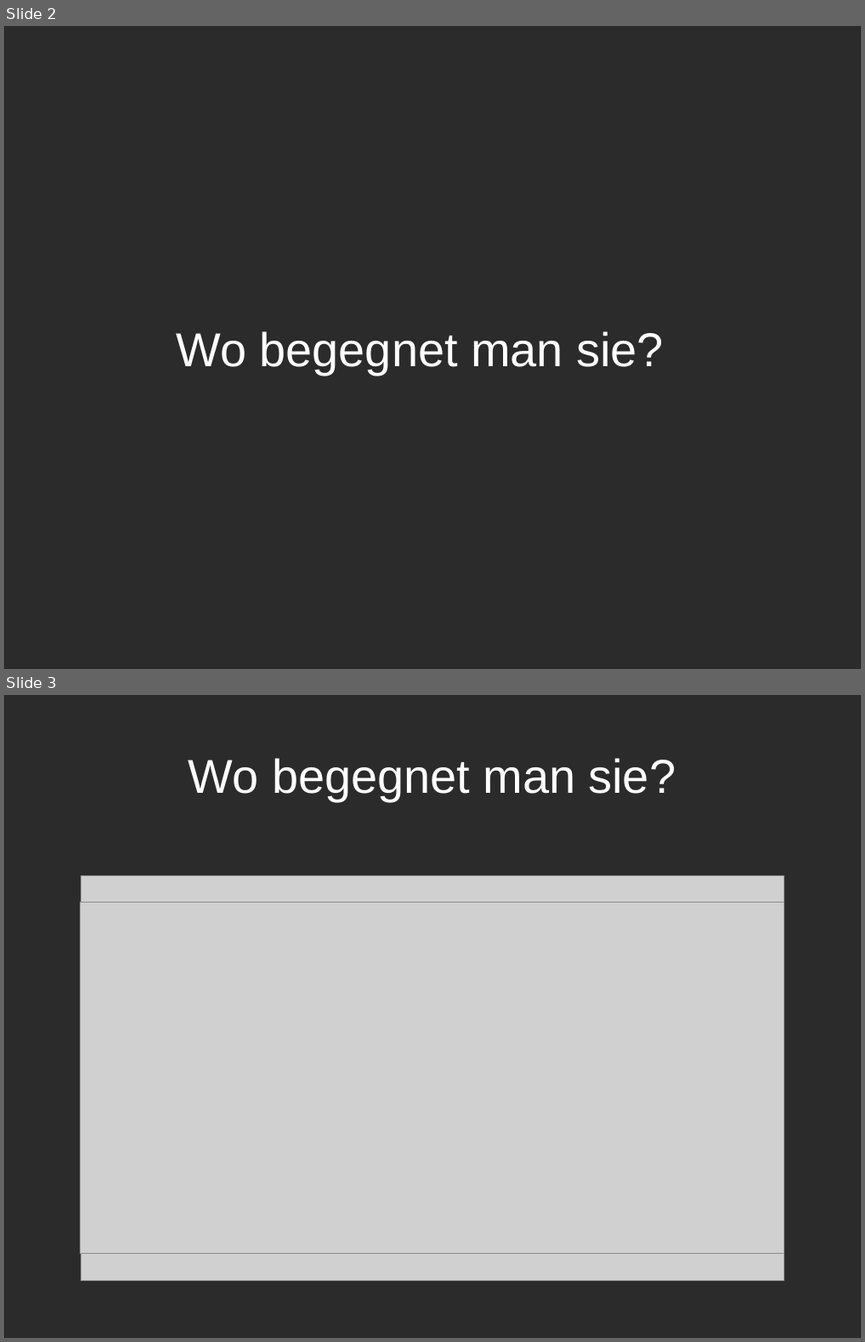
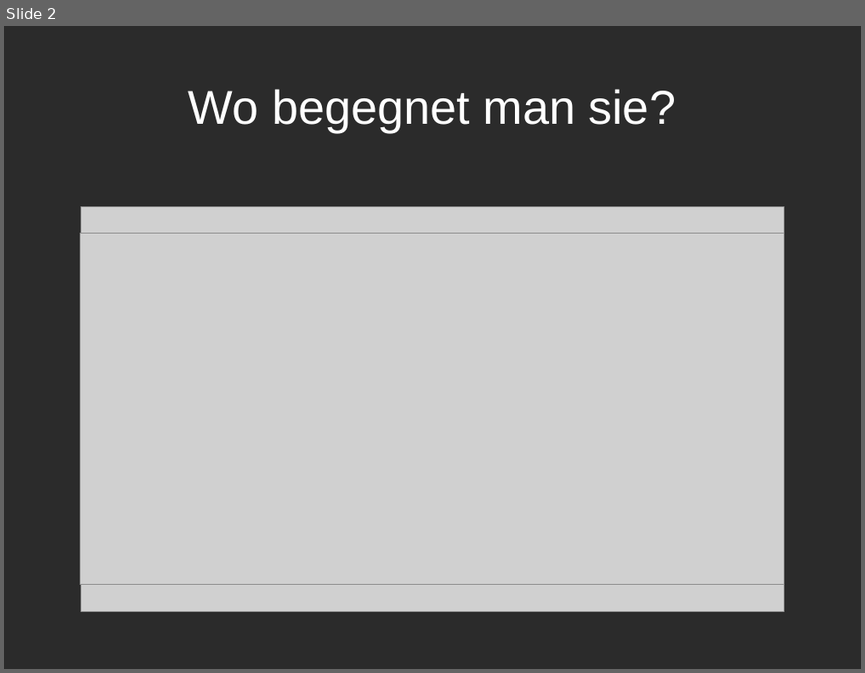
Before and after one commit to olikam0712/IMP_Sortieralgorithmus, a slide deck: Presentation.odp. Shown one above the other, each under a label of ours: slides 2 and 3 before the commit, slide 2 after it. The pictures are 865x1342 and 865x673 pixels, drawn with LibreOffice and Linux fonts; fonts in the diff are those of the drawing; grey boxes stand for pictures; background and template pictures are left out; a plain dark background stands for a picture behind light text. Boxes give left, top, right and bottom in pixels: in the first picture for what was removed or moved away, otherwise in the second. Text is boxed around its words. In the diff, an @@ line names an element or a change of style, - is before the commit and + after.

```diff
--- a/Presentation.odp
+++ b/Presentation.odp
@@ slide 2 removed at (x1=4, y1=26, x2=861, y2=669), background picture (left out) @@
@@ title removed at (x1=176, y1=331, x2=663, y2=374) @@
-Wo begegnet man sie?
@@ what was slide 3 is now slide 2 @@
```
Also in this commit, not shown: 3 slides added, 2 other slides removed, 6 other files.
